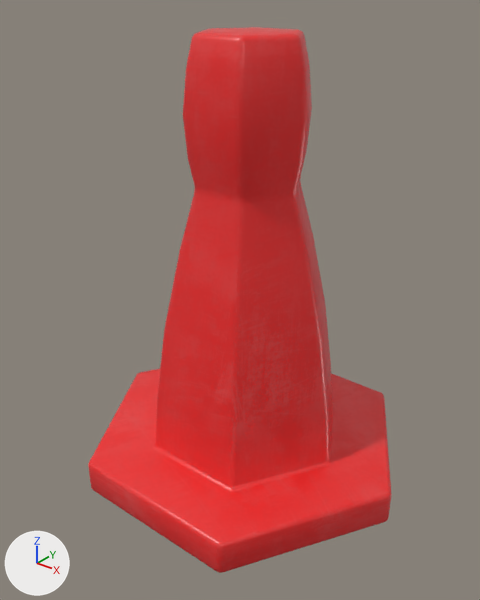
The glTF model public/glb/Player.glb as it was, and as the next commit left it.
Both versions are drawn from a 50 mm camera at (0.702, -0.902, 1.206) aimed at (0.002, -0.027, 0.664). Every picture has the same lights, and +X, +Y and +Z are marked at lower left. Vertices at the same position are counted once.

The scene before the commit, as lines of its bpy script (objects in view):
```python
me_cylinder_016 = bpy.data.meshes.new('Cylinder.016')
me_cylinder_016.from_pydata(...)  # 330 vertices, 656 faces; spans x -0.332..0.332, y -0.289..0.289, z 0.0..0.836
me_cylinder_016.materials.append(mat_player)
ob_player = bpy.data.objects.new('Player', me_cylinder_016)
ob_player.location = (0.0, 0.0, 0.293)
```
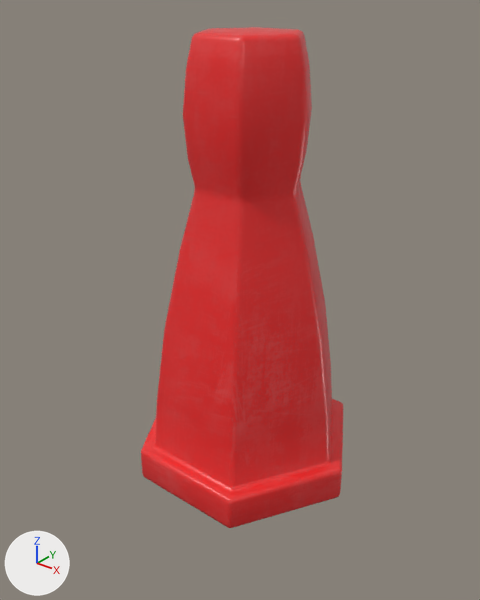
Pixel boxes [x1, y1, x2, y2] of what changed, in the pictures (480 x 600 px; the box of a moved part takes in the faces that stretch with it):
'Player', reshaped (33% narrower, 8% shorter)
    before: [89, 27, 392, 573]
    after: [141, 27, 343, 528]
part 1 of me_cylinder_016, moved or reshaped
    before: [89, 369, 230, 494]
    after: [141, 418, 223, 490]
part 2 of me_cylinder_016, moved or reshaped
    before: [90, 373, 392, 573]
    after: [142, 399, 343, 528]

The change in detail:
me_cylinder_016 is used by ob_player; location (0.0, 0.0, 0.293).
me_cylinder_016 had 330 vertices, 656 faces and spanned x -0.332..0.332, y -0.289..0.289, z 0.0..0.836.
me_cylinder_016 now has 330 vertices, 656 faces and spans x -0.228..0.228, y -0.199..0.199, z 0.0..0.836.
me_cylinder_016 part 1: 42 of the vertices in x -0.332..-0.158, y -0.289..0.289, z 0.0..0.07 are scaled about their middle by (0.687, 0.687, 1).
me_cylinder_016 part 2: 42 of the vertices in x 0.158..0.332, y -0.289..0.289, z 0.0..0.07 are scaled about their middle by (0.687, 0.687, 1).
